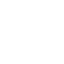
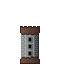
Comparing the layer stacks of the two 64x64 images. Changes:
hid group "obstacle" (1 layers) over [left=20, top=26, right=40, bottom=60]
added layer "base - lvl1" in group "base améliorée" over [left=20, top=26, right=40, bottom=64]
